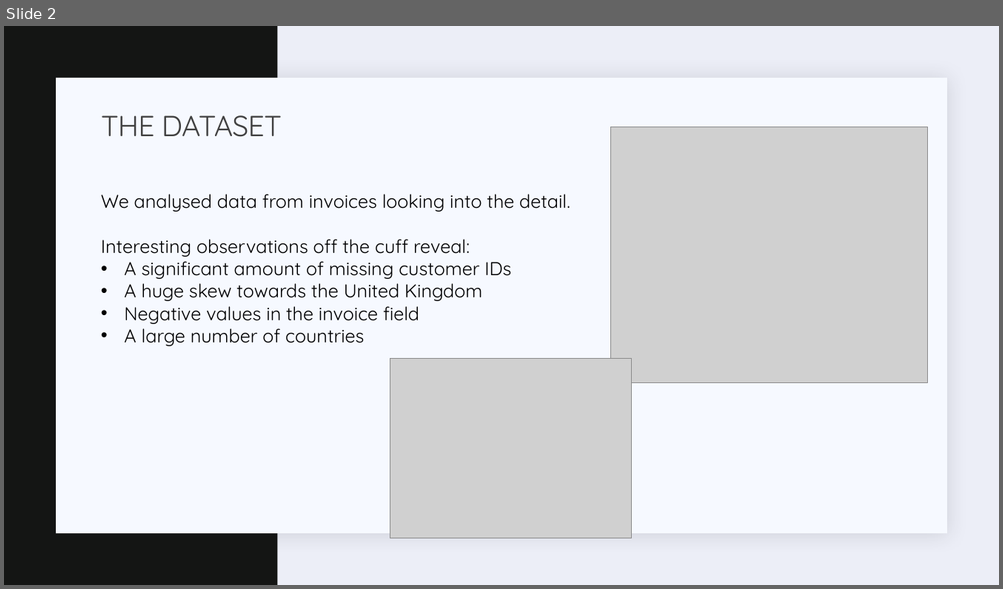
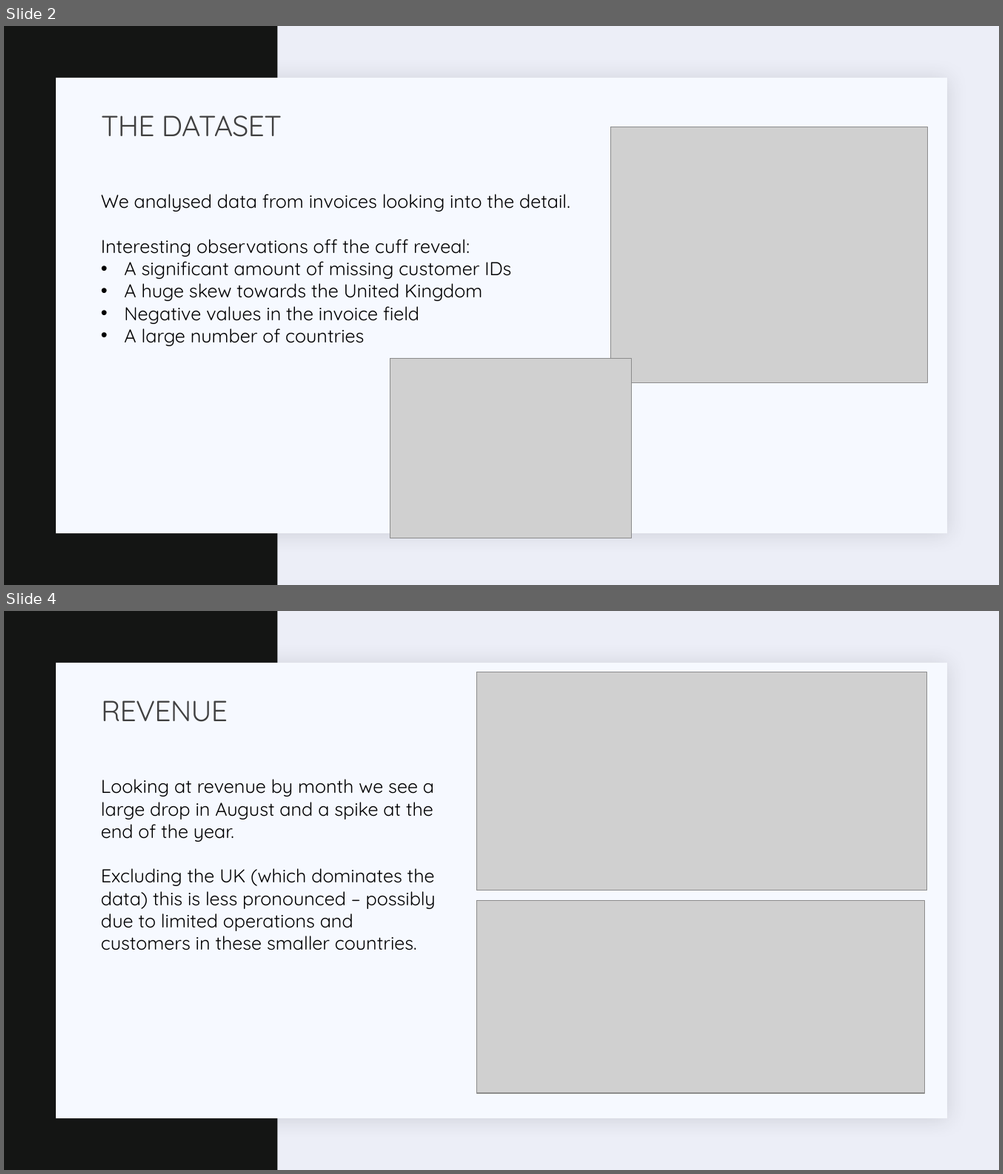
Before and after one commit to matthewpa/AVAAIL-Capstone-MP, a slide deck: Reports/AAVAIL_EDA_Report.pptx. Shown one above the other, each under a label of ours: slide 2 before the commit, slides 2 and 4 after it; the slides between them are not shown. The pictures are 1003x589 and 1003x1174 pixels, drawn with LibreOffice and Linux fonts; fonts in the diff are those of the drawing; grey boxes stand for pictures. Boxes give left, top, right and bottom in pixels: in the first picture for what was removed or moved away, otherwise in the second. Text is boxed around its words. In the diff, an @@ line names an element or a change of style, - is before the commit and + after.

```diff
--- a/Reports/AAVAIL_EDA_Report.pptx
+++ b/Reports/AAVAIL_EDA_Report.pptx
@@ slide 4 added at [4, 611, 999, 1170], background #ECEEF7; not listed: 2 template elements that a slide beside it also shows @@
@@ picture added at [476, 672, 927, 891] @@
@@ title added at [101, 701, 227, 722], 28 pt, text #404040 @@
+REVENUE
@@ text added at [101, 779, 435, 951], 18 pt, text #000000 @@
+Looking at revenue by month we see a large drop in August and a spike at the end of the year.
+Excluding the UK (which dominates the data) this is less pronounced – possibly due to limited operations and customers in these smaller countries.
@@ picture added at [476, 901, 924, 1093] @@
```
Also in this commit, not shown: 2 slides changed, 2 slides removed, 23 other files.
